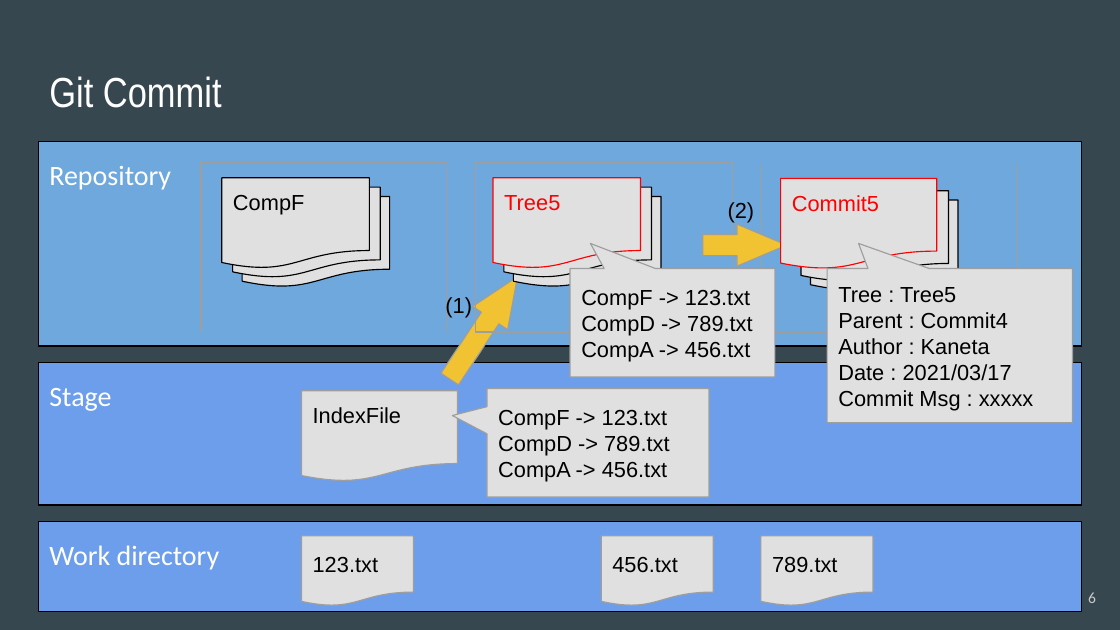
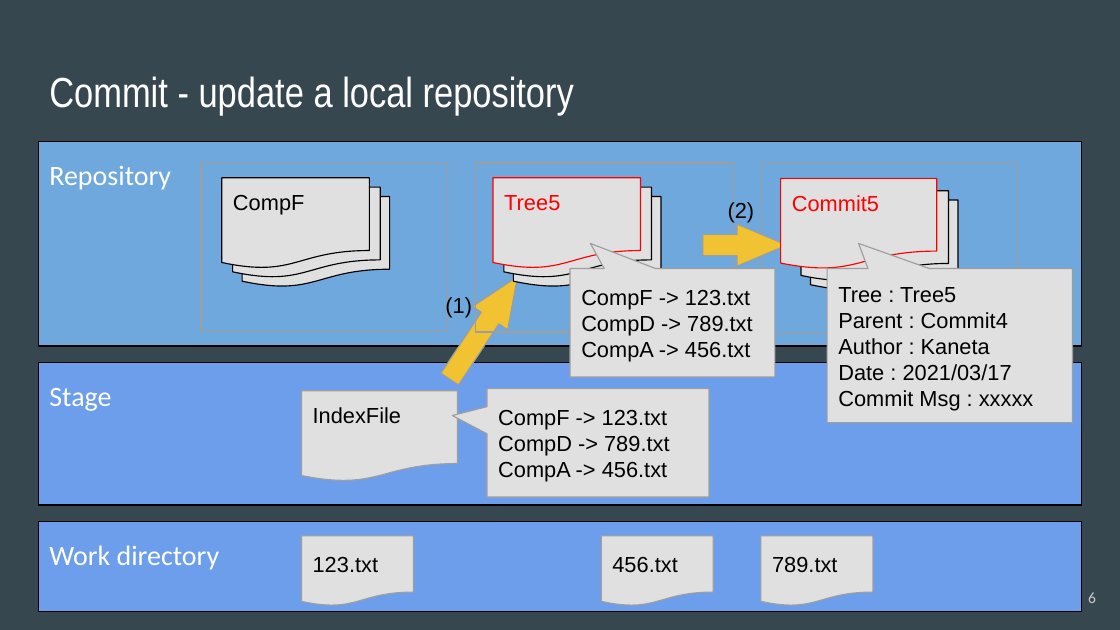
Before and after one commit to acchi17/StudyGit, a slide deck: slide 6 of GitStudySession.pptx. Drawn at 1120x630 pixels with LibreOffice and Linux fonts; fonts in the diff are those of the drawing. Boxes give left, top, right and bottom in pixels: in the first picture for what was removed or moved away, otherwise in the second. Text is boxed around its words. In the diff, an @@ line names an element or a change of style, - is before the commit and + after.

```diff
--- a/GitStudySession.pptx
+++ b/GitStudySession.pptx
@@ title at (49, 76, 574, 116): text changed @@
-Git Commit
+Commit - update a local repository
```
Also in this commit, not shown: 10 other slides changed, 6 slides added.
